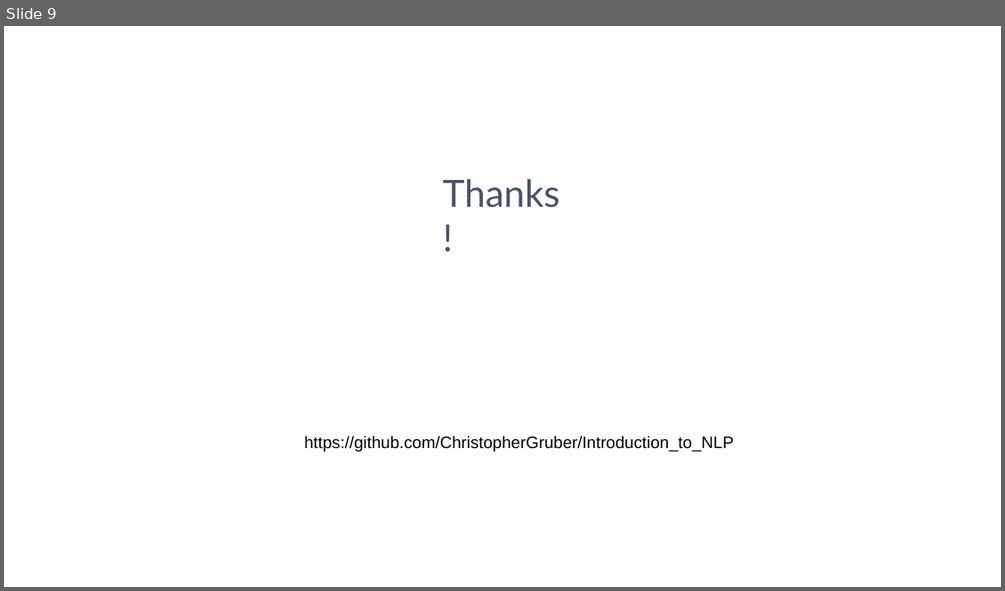
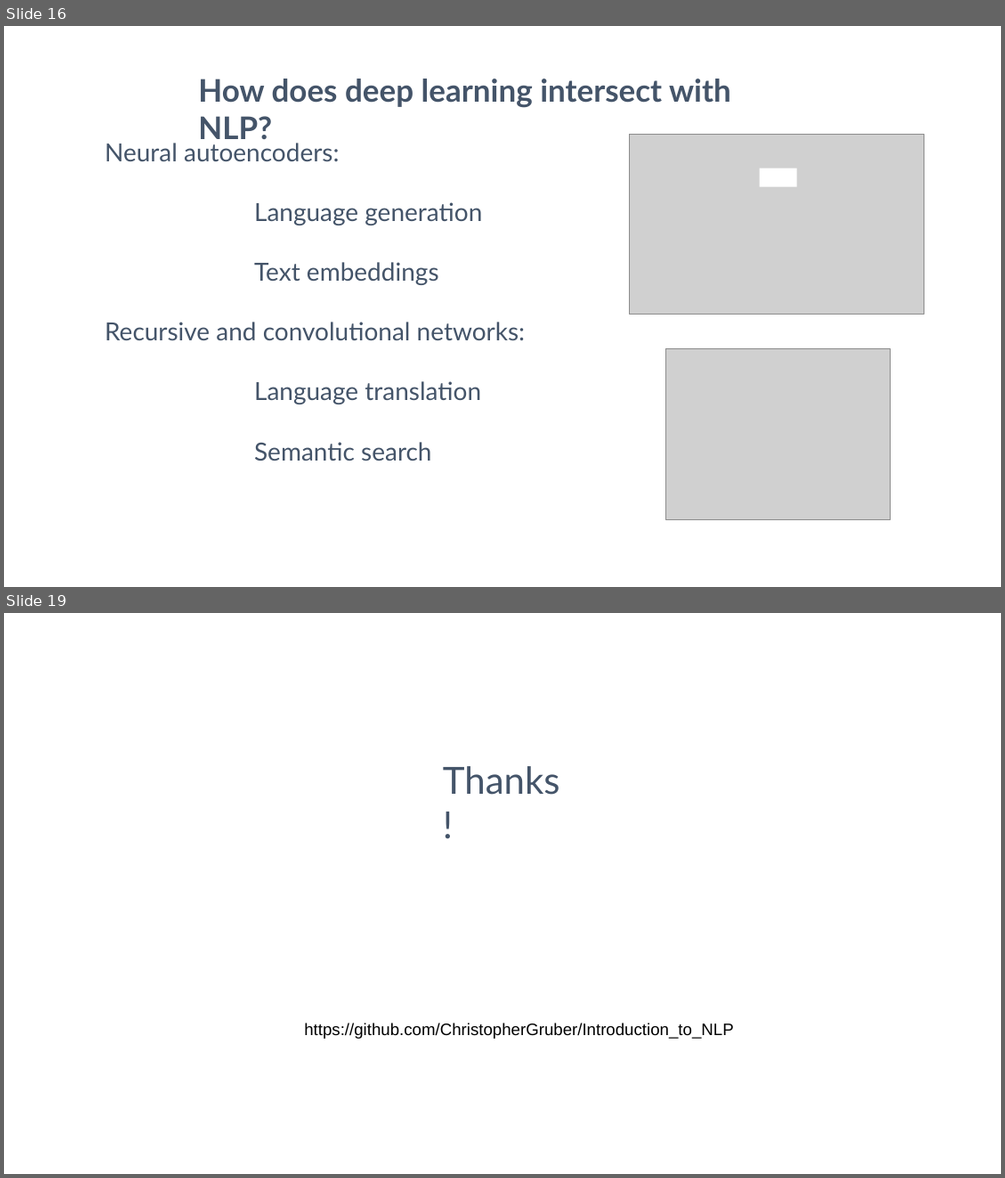
Before and after one commit to ChristopherGruber/Introduction_to_NLP, a slide deck: Introduction to NLP.odp. Shown one above the other, each under a label of ours: slide 9 before the commit, slides 16 and 19 after it; the slides between them are not shown. The pictures are 1005x591 and 1005x1178 pixels, drawn with LibreOffice and Linux fonts; fonts in the diff are those of the drawing; grey boxes stand for pictures. Boxes give left, top, right and bottom in pixels: in the first picture for what was removed or moved away, otherwise in the second. Text is boxed around its words. In the diff, an @@ line names an element or a change of style, - is before the commit and + after.

```diff
--- a/Introduction to NLP.odp
+++ b/Introduction to NLP.odp
@@ slide 16 added at <box>4,26,1001,587</box>, background #FFFFFF @@
@@ text added at <box>198,79,731,145</box>, 60 pt, text #445469, bold @@
+How does deep learning intersect with NLP?
@@ text added at <box>105,143,526,460</box>, 48 pt, text #445469 @@
+Neural autoencoders:
+Language generation
+Text embeddings
+Recursive and convolutional networks:
+Language translation
+Semantic search
@@ picture added at <box>630,134,923,313</box> @@
@@ rectangle added at <box>760,168,797,187</box>, fill #FFFFFF @@
@@ picture added at <box>666,348,890,519</box> @@
@@ what was slide 9 is now slide 19 @@
```
Also in this commit, not shown: 1 slide changed, 16 other slides added, 8 slides removed, 1 other file.
